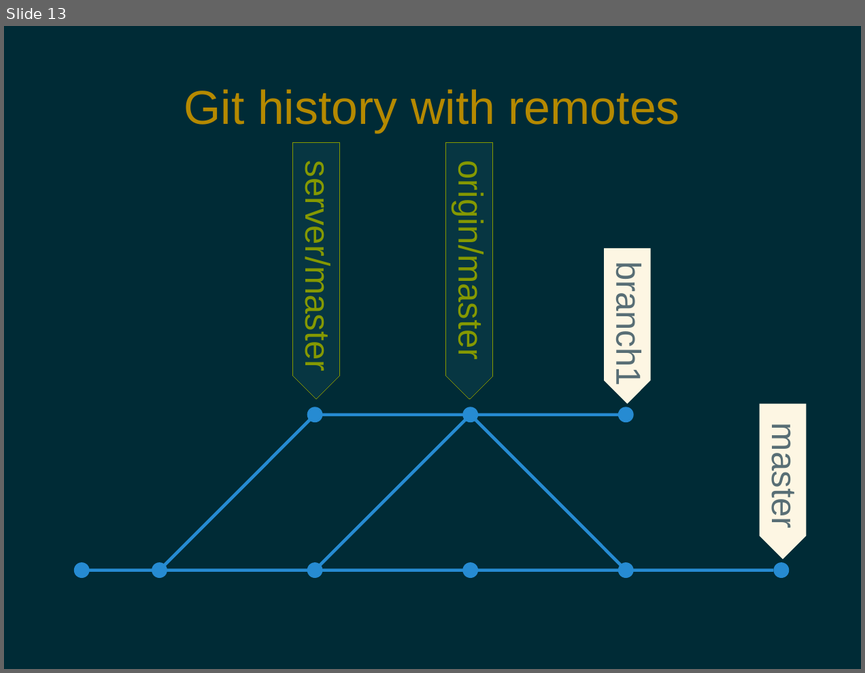
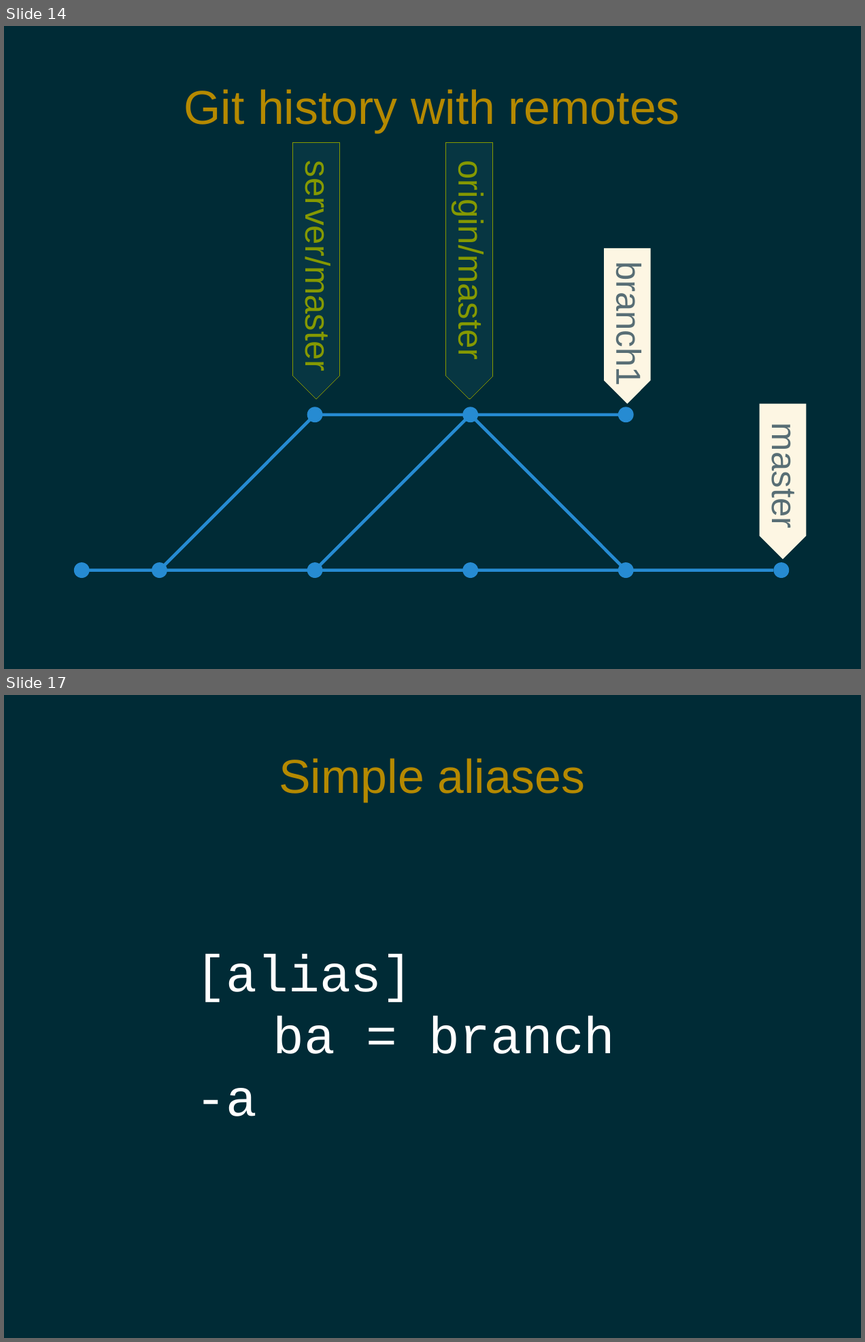
Before and after one commit to pdg137/gitpres, a slide deck: advanced.odp. Shown one above the other, each under a label of ours: slide 13 before the commit, slides 14 and 17 after it; the slides between them are not shown. The pictures are 865x673 and 865x1342 pixels, drawn with LibreOffice and Linux fonts; fonts in the diff are those of the drawing. Boxes give left, top, right and bottom in pixels: in the first picture for what was removed or moved away, otherwise in the second. Text is boxed around its words. In the diff, an @@ line names an element or a change of style, - is before the commit and + after.

```diff
--- a/advanced.odp
+++ b/advanced.odp
@@ slide 17 added at <box>4,695,861,1338</box>, background #002B36 @@
@@ title added at <box>279,758,585,802</box>, 44 pt, text #B58900 @@
+Simple aliases
@@ text added at <box>195,954,615,1117</box>, 48 pt, text #FFFFFF @@
+[alias]
+ba = branch -a
@@ what was slide 13 is now slide 14 @@
```
Also in this commit, not shown: 2 slides changed, 5 other slides added, 1 slide removed.
